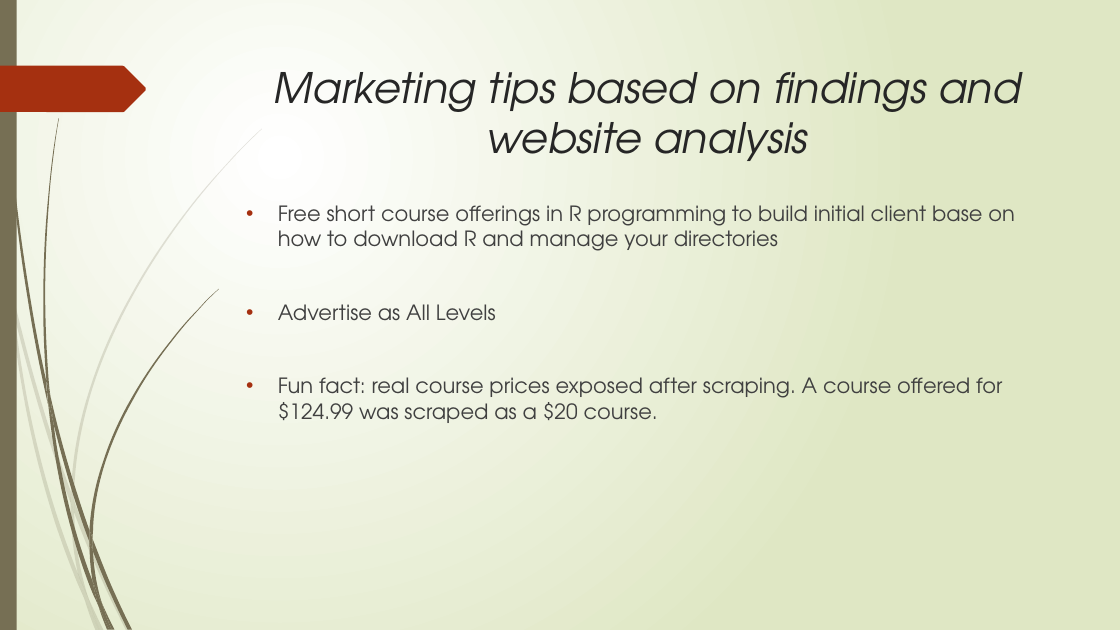
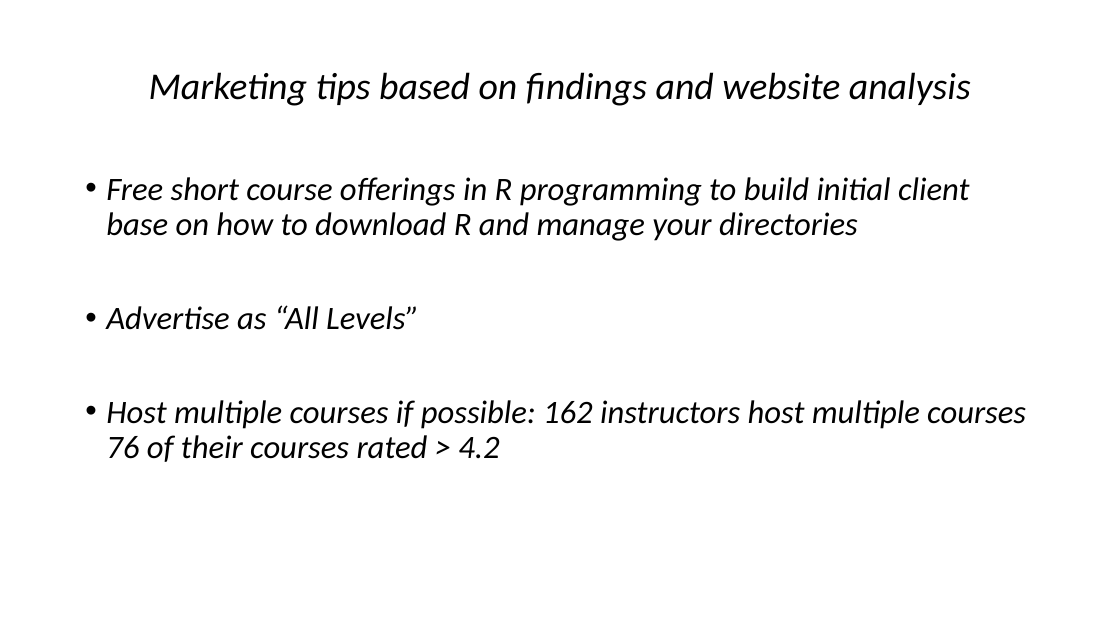
Before and after one commit to Khamanna/Udemy-Selenium, a slide deck: slide 17 of PPUdemyPresentation.pptx. Drawn at 1120x630 pixels with LibreOffice and Linux fonts; fonts in the diff are those of the drawing. Boxes give left, top, right and bottom in pixels: in the first picture for what was removed or moved away, otherwise in the second. Text is boxed around its words. In the diff, an @@ line names an element or a change of style, - is before the commit and + after.

```diff
--- a/PPUdemyPresentation.pptx
+++ b/PPUdemyPresentation.pptx
@@ background gradient #FFFFFF to #DFE8C4 to #FFFFFF @@
@@ rectangle removed at [0, 0, 17, 630] @@
@@ title "Marketing tips based on findings ...": place and size @@
-title "Marketing tips based on findings ..." at [274, 72, 1021, 161]
+title "Marketing tips based on findings ..." at [149, 72, 971, 106]
@@ title "Marketing tips based on findings ..." at [149, 72, 971, 106]: size 36 to 32.4 pt, font TeX Gyre Adventor to Calibri, text colour #262626 to #000000; line spacing 1 to 0.9; vertical alignment top to middle @@
@@ freeform shape removed at [0, 66, 146, 112] @@
@@ text "Free short course offerings in ...": place and size @@
-text "Free short course offerings in ..." at [278, 205, 1015, 423]
+text "Free short course offerings in ..." at [106, 177, 1026, 462]
@@ text at [106, 177, 969, 241]: size 18 to 28 pt, font TeX Gyre Adventor to Calibri, text colour #404040 to #000000, italic on in "Free short course offerings in R programming ..."; indent changed; line spacing 1 to 0.9 @@
@@ text at [106, 305, 1026, 462]: text changed; size 18 to 28 pt; font TeX Gyre Adventor to Calibri; text colour #404040 to #000000; italic on @@
-• Advertise as All Levels
-• Fun fact: real course prices exposed after scraping. A course offered for $124.99 was scraped as a $20 course.
+• Advertise as “All Levels”
+• Host multiple courses if possible: 162 instructors host multiple courses 76 of their courses rated > 4.2
@@ group removed at [0, 129, 262, 630]: 10 freeform shapes @@
@@ group removed at [3, 0, 218, 630]: 12 freeform shapes @@
```
Also in this commit, not shown: 11 other slides changed, 5 slides added, 5 slides removed, 1 other file.
